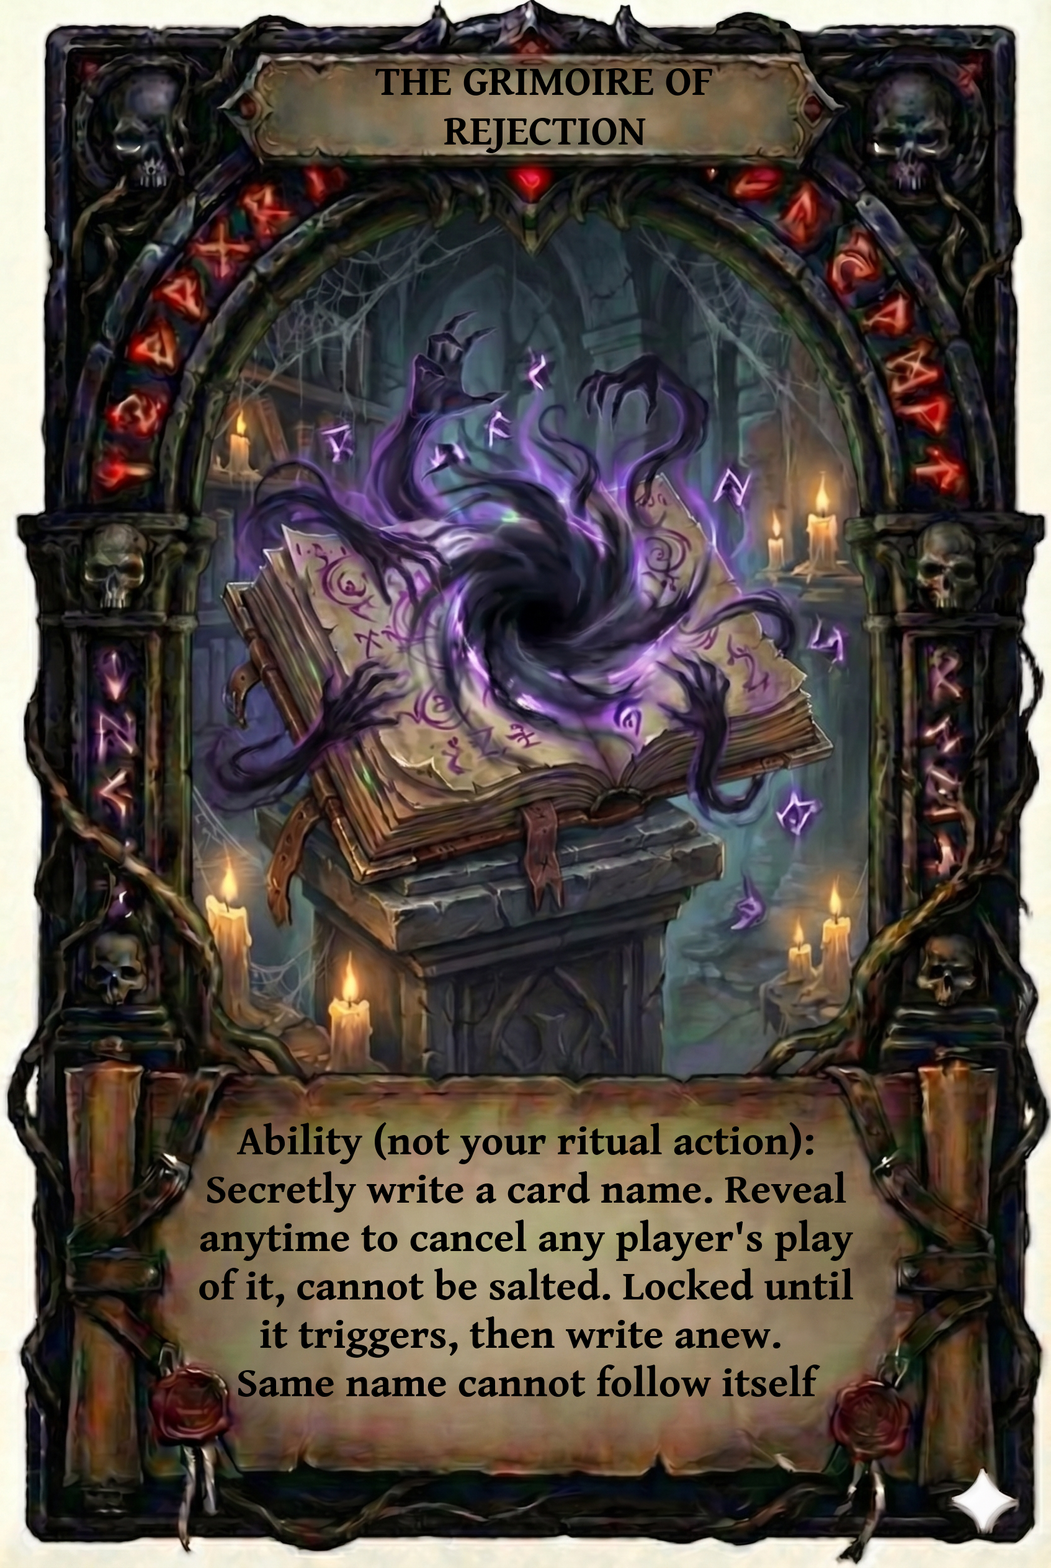
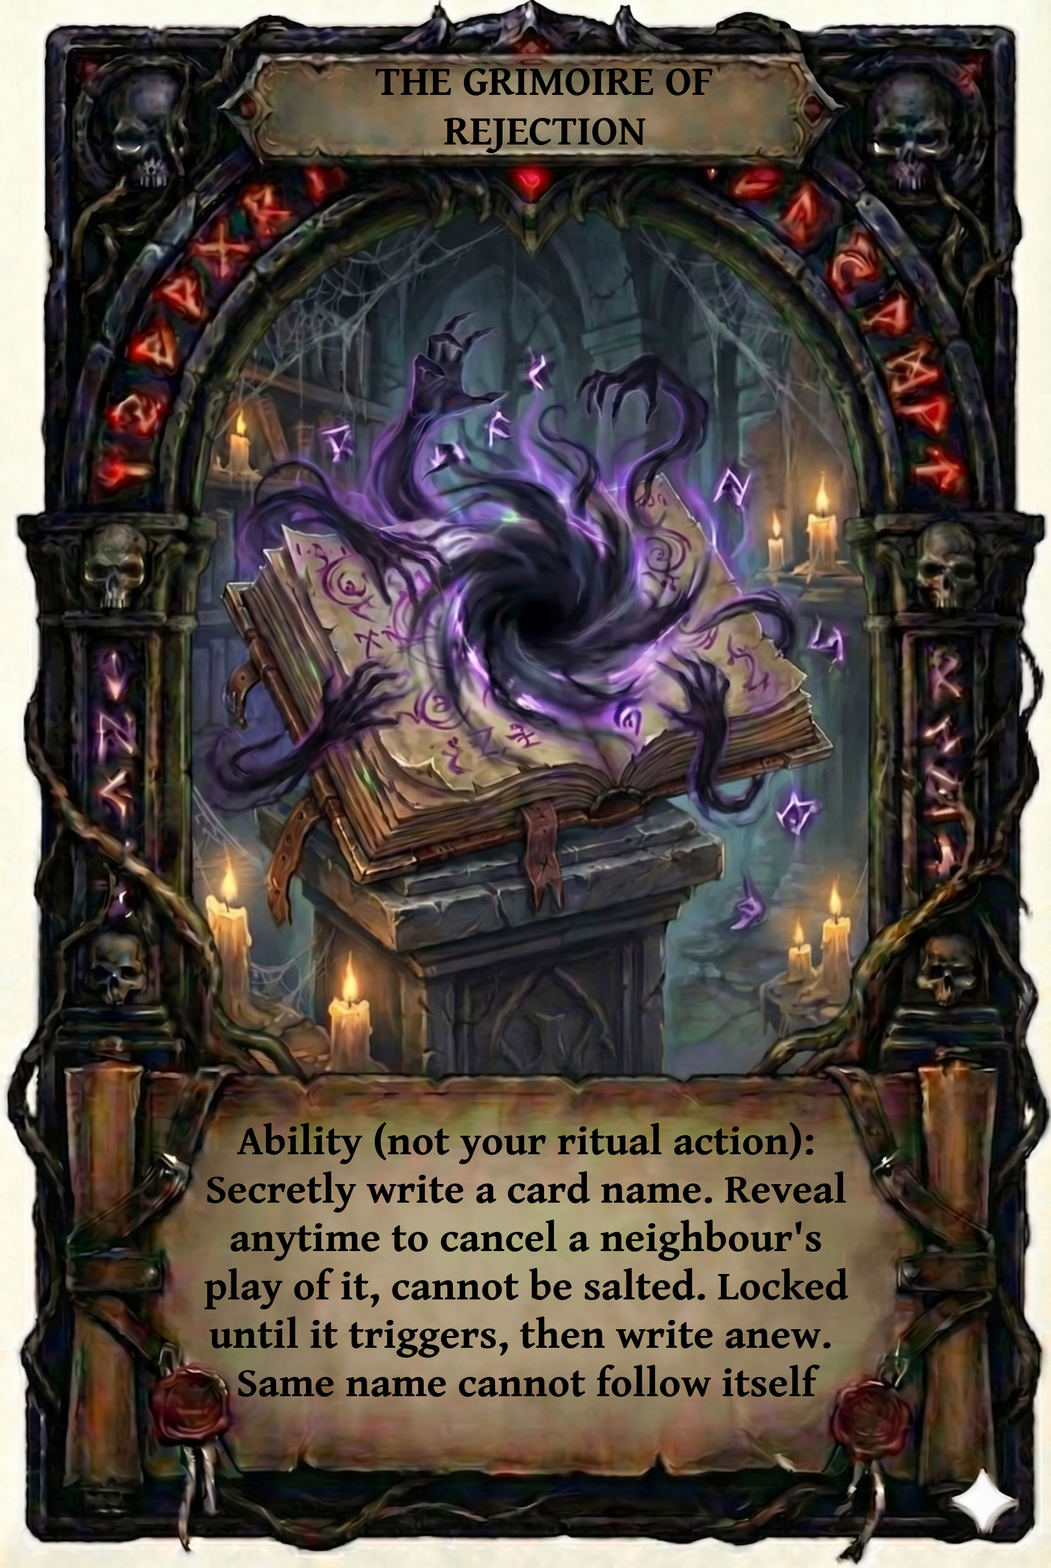
Revision of a layered 1051 × 1568 image; what changed, layer by layer:
painted on "Ability (not your ritual actio..." over [199, 1219, 853, 1358]